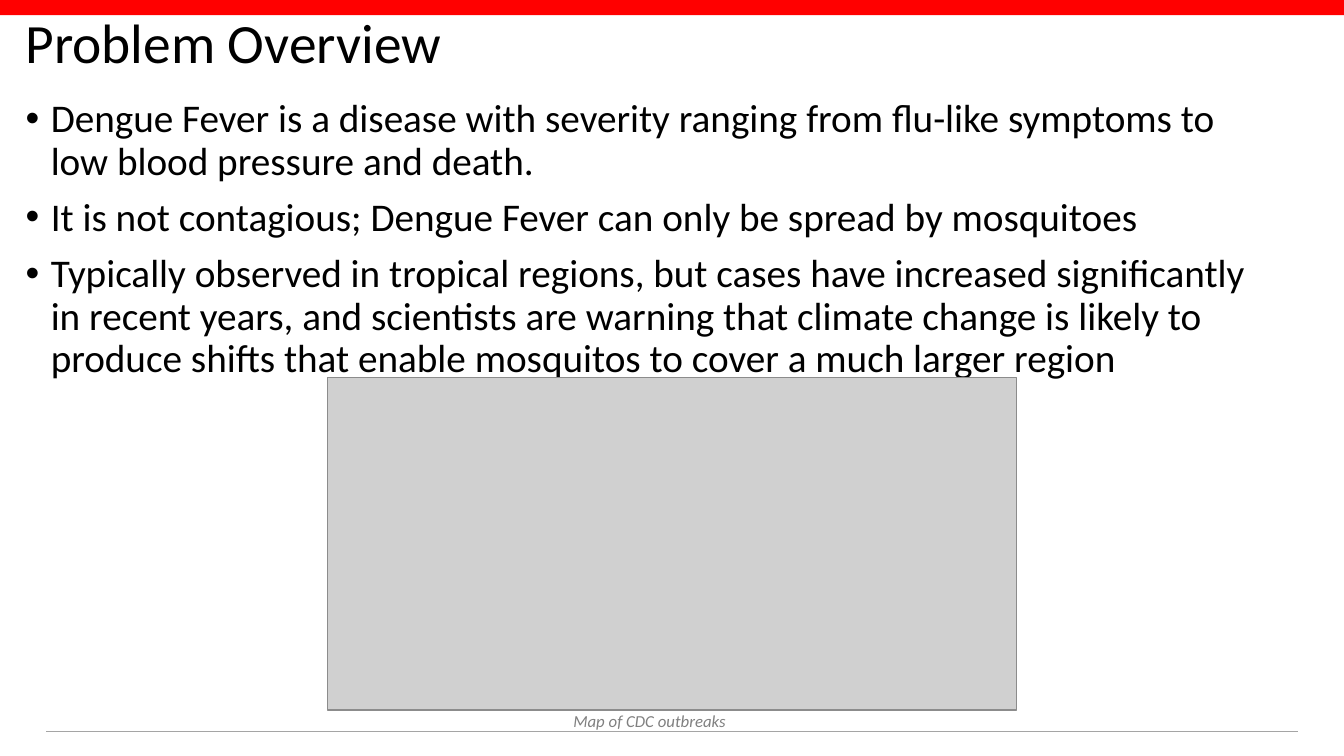
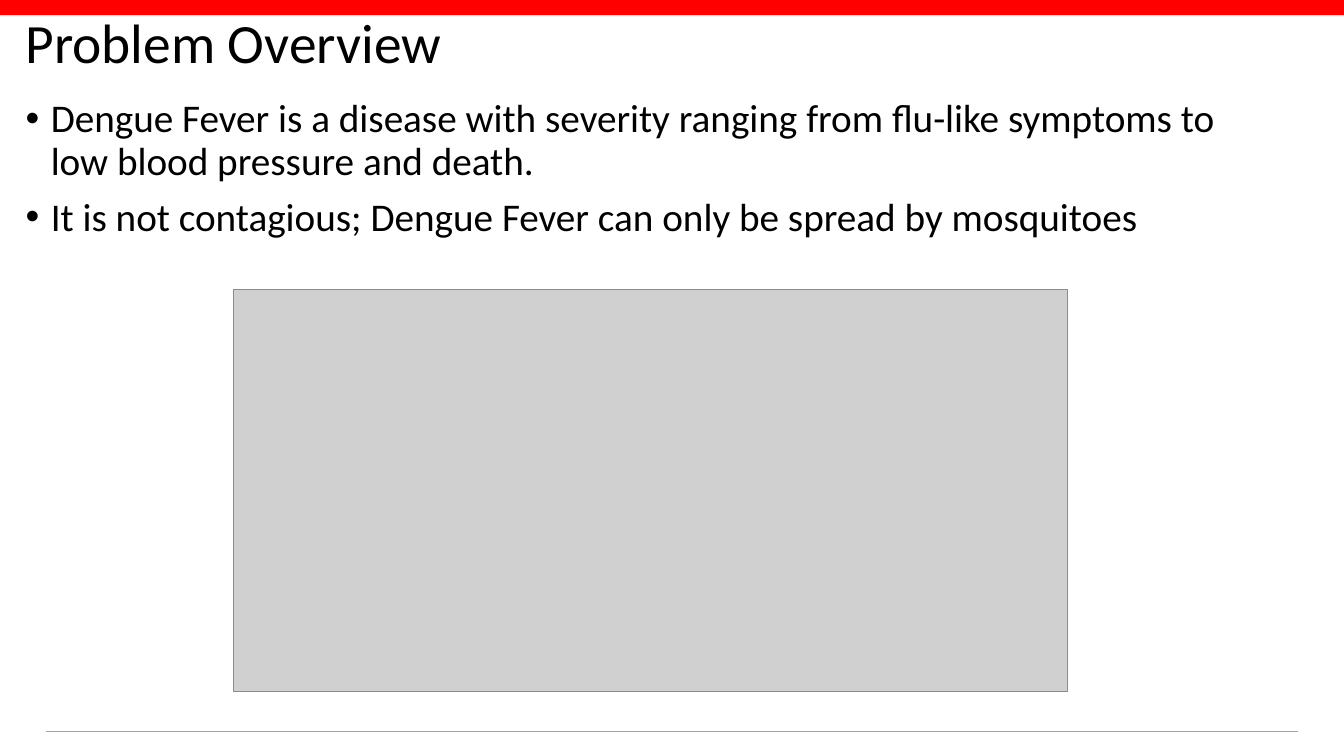
Before and after one commit to conditg/deng-ai, a slide deck: slide 2 of DengAI.pptx. Drawn at 1344x756 pixels with LibreOffice and Linux fonts; fonts in the diff are those of the drawing; grey boxes stand for pictures; background and template pictures are left out. Boxes give left, top, right and bottom in pixels: in the first picture for what was removed or moved away, otherwise in the second. Text is boxed around its words. In the diff, an @@ line names an element or a change of style, - is before the commit and + after.

```diff
--- a/DengAI.pptx
+++ b/DengAI.pptx
@@ text at (x1=51, y1=259, x2=1244, y2=382): paragraph removed @@
-• Typically observed in tropical regions, but cases have increased significantly in recent years, and scientists are warning that climate change is likely to produce shifts that enable mosquitos to cover a much larger region
@@ picture resized from (x1=328, y1=378, x2=1017, y2=710) to (x1=234, y1=289, x2=1068, y2=692) @@
@@ text removed at (x1=573, y1=715, x2=726, y2=730) @@
-Map of CDC outbreaks
```
Also in this commit, not shown: 7 other slides changed, 1 slide added, 1 other file.
